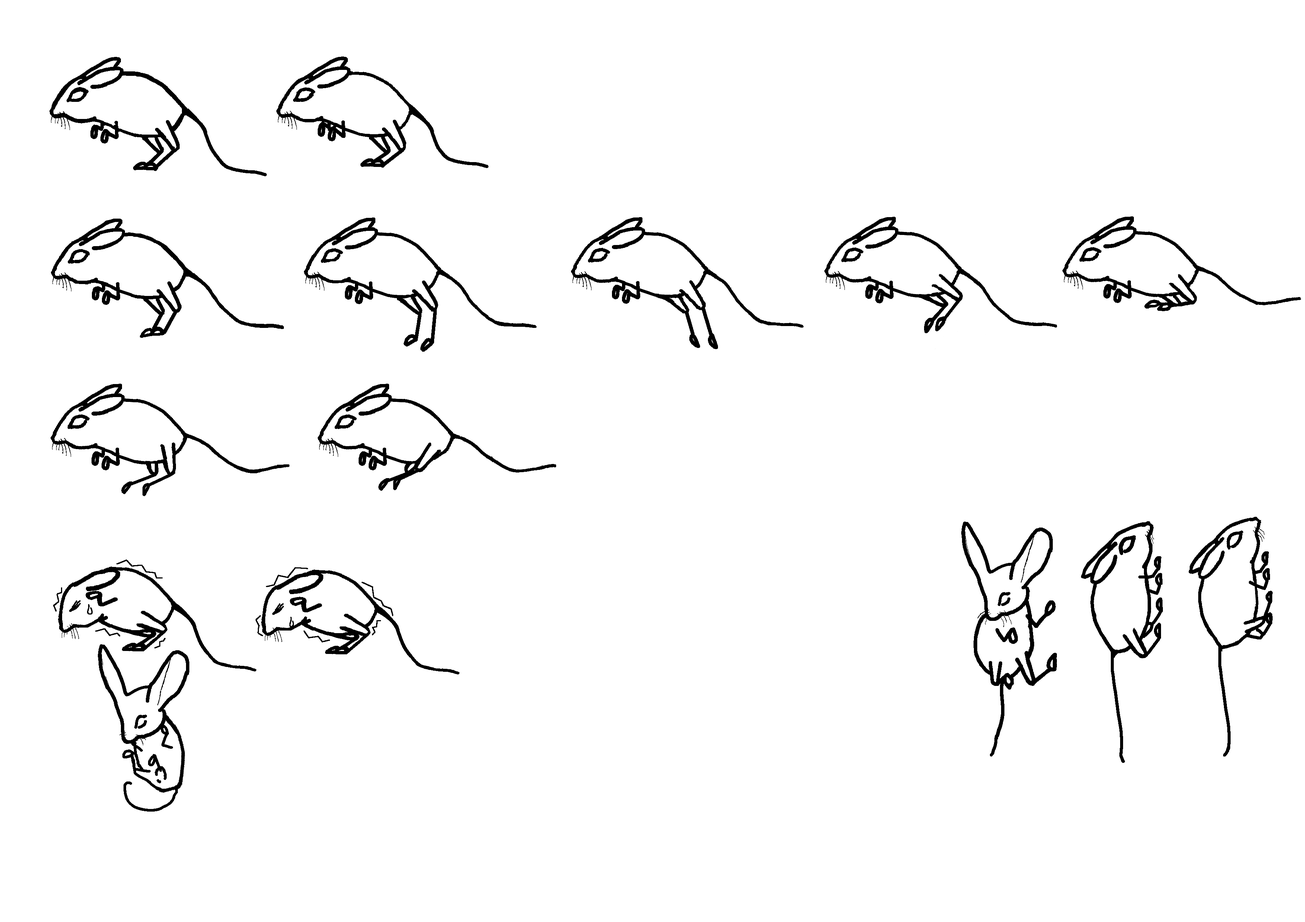
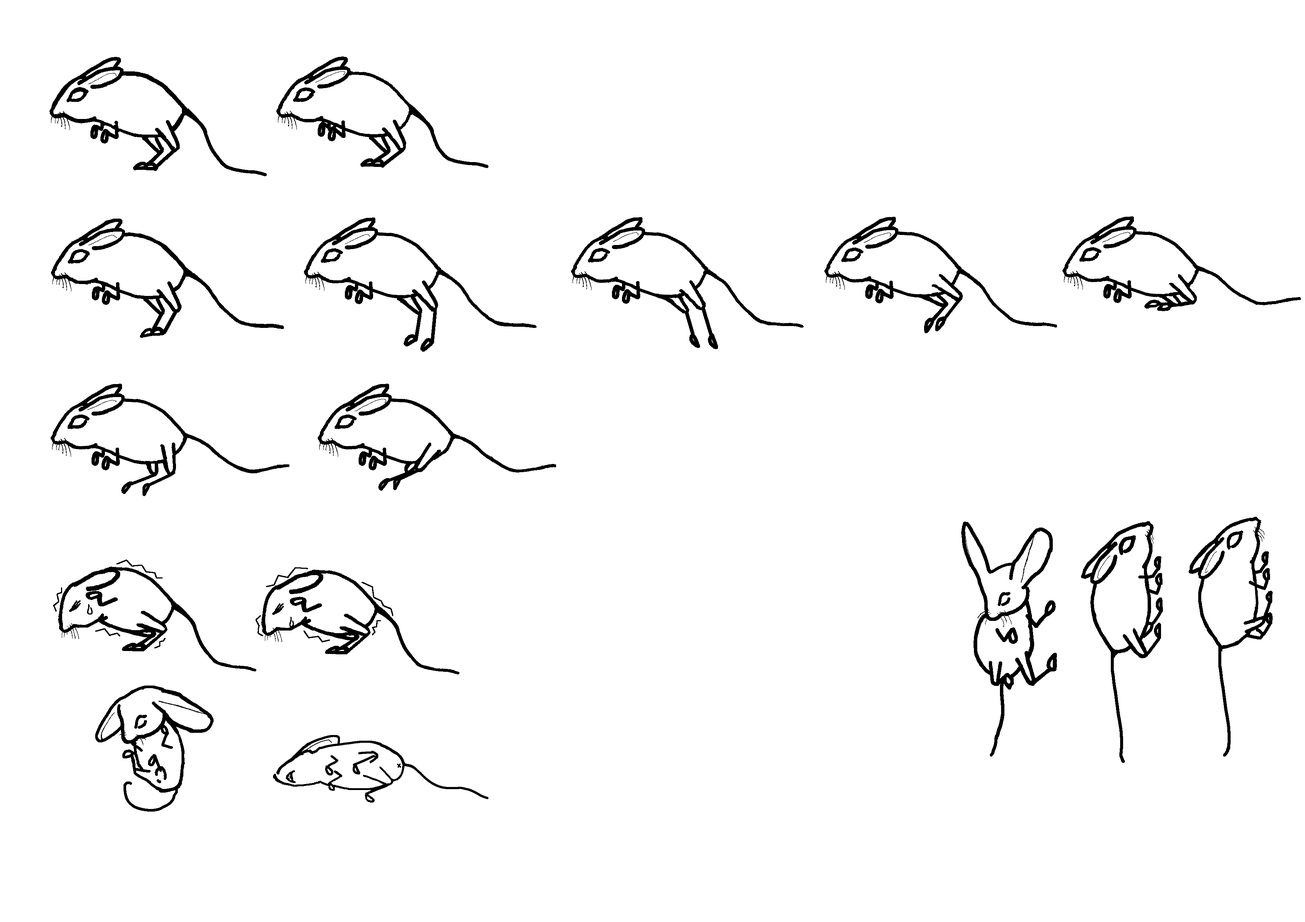
The second 1305 x 922 image is a revision of the first. Changes to its layers:
painted on "Capa de pintura 3" over <box>87,71,1217,803</box>
